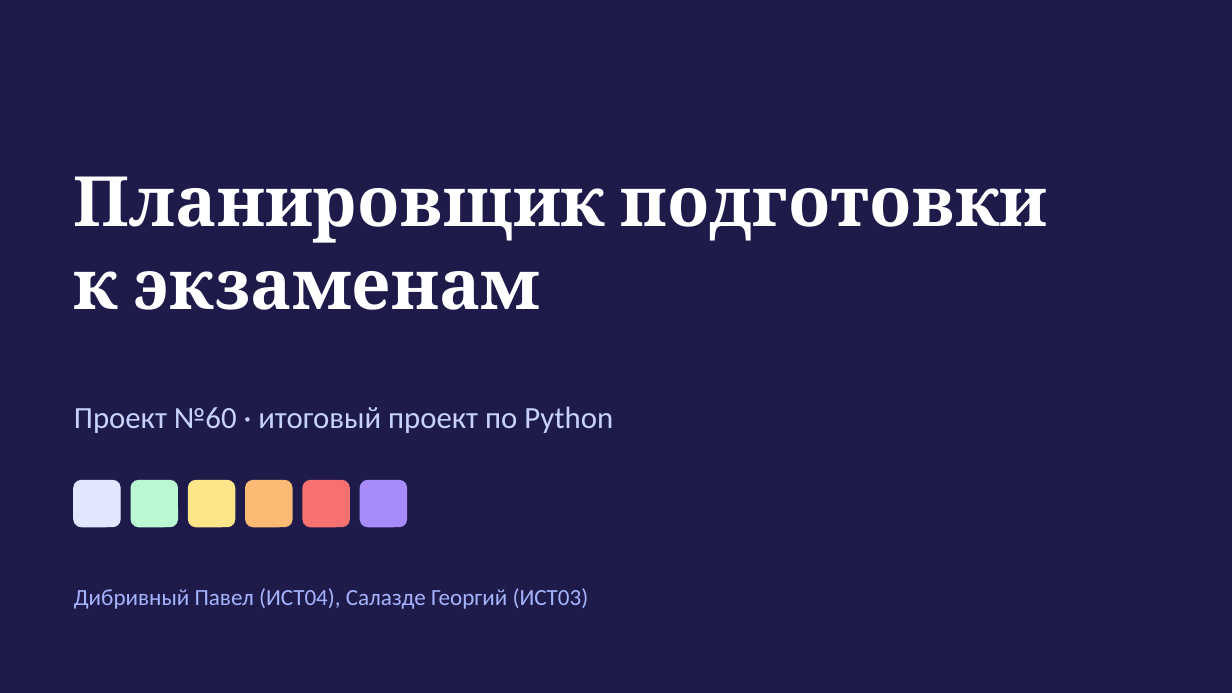
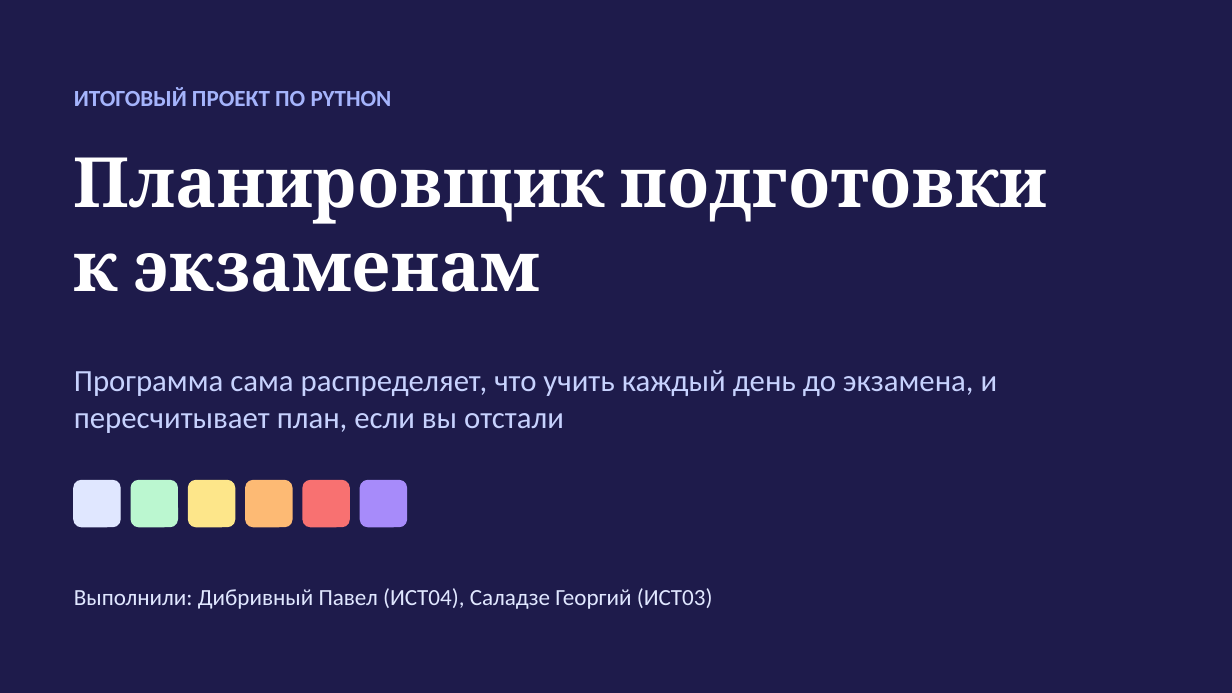
Before and after one commit to leywinkw/exam-planner, a slide deck: slide 1 of docs/Презентация_Планировщик_экзаменов.pptx. Drawn at 1232x693 pixels with LibreOffice and Linux fonts; fonts in the diff are those of the drawing. Boxes give left, top, right and bottom in pixels: in the first picture for what was removed or moved away, otherwise in the second. Text is boxed around its words. In the diff, an @@ line names an element or a change of style, - is before the commit and + after.

```diff
--- a/docs/Презентация_Планировщик_экзаменов.pptx
+++ b/docs/Презентация_Планировщик_экзаменов.pptx
@@ text at (74, 87, 392, 106): text changed; size 24 to 18 pt; text colour #C7D2FE to #A5B4FC; bold on @@
-Проект №60 · итоговый проект по Python
+ИТОГОВЫЙ ПРОЕКТ ПО PYTHON
@@ text "Планировщик подготовки": place and size @@
-text "Планировщик подготовки" at (74, 176, 1048, 310)
+text "Планировщик подготовки" at (74, 157, 1048, 292)
@@ text added at (74, 370, 998, 433), 24 pt, text #C7D2FE @@
+Программа сама распределяет, что учить каждый день до экзамена, и пересчитывает план, если вы отстали
@@ text at (74, 588, 713, 609): text changed; text colour #A5B4FC to #E0E7FF @@
-Дибривный Павел (ИСТ04), Салазде Георгий (ИСТ03)
+Выполнили: Дибривный Павел (ИСТ04), Саладзе Георгий (ИСТ03)
```
Also in this commit, not shown: 3 other files.
